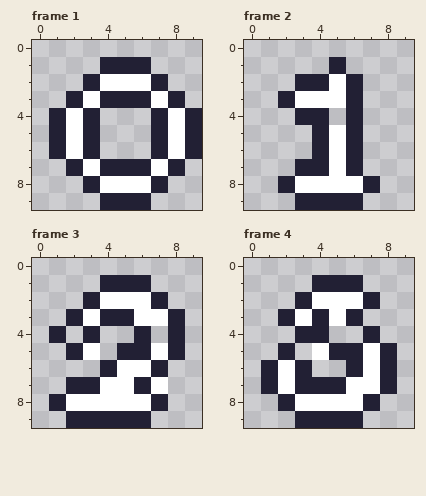
File history of a pixel-art file, sprites/numbers2.aseprite. This is how it looked before the edit.
10x10 pixels, 10 frames. Shown: frame 1, frame 2, frame 3, frame 4. The commit also changed other frames, which this record leaves out.
New version:
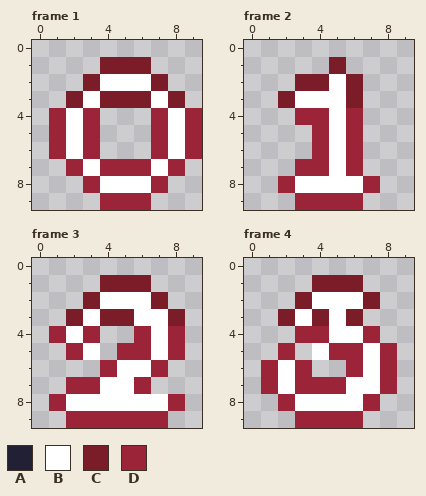
Palette (. is transparent): A #222034  B #ffffff  C #7b1c29  D #9c2439
Edits made:
Changed rows in their new state; - is an unchanged pixel.
Frame 1, layer "Outer":
first column x 1:
 1 ---CCC---
 2 --C---C--
 3 -C-CCC-C-
 4 D-D---D-D
 5 D-D---D-D
 6 D-D---D-D
 7 -D-DDD-D-
 8 --D---D--
 9 ---DDD---
Frame 2, layers "Outer", "Inner":
first column x 2:
 1 ---C--
 2 -CC-C-
 3 C---C-
 4 -DDBD-
 5 --D-D-
 6 --D-D-
 7 -DD-D-
 8 D----D
 9 -DDDD-
Frame 3, layers "Outer", "Inner":
first column x 1:
 1 ---CCC--
 2 --C---C-
 3 -C-CC--C
 4 DBD--DBD
 5 -D--DD-D
 6 ---D--D-
 7 -DD--D.-
 8 D-----BD
 9 -DDDDDD-
Frame 4, layers "Outer", "Inner":
first column x 1:
 1 ---CCC--
 2 --C---C-
 3 -C-C-C--
 4 --DDBBD-
 5 -D--DD-D
 6 D-D--D-D
 7 D-DDD--D
 8 -D----D-
 9 --DDDD--
